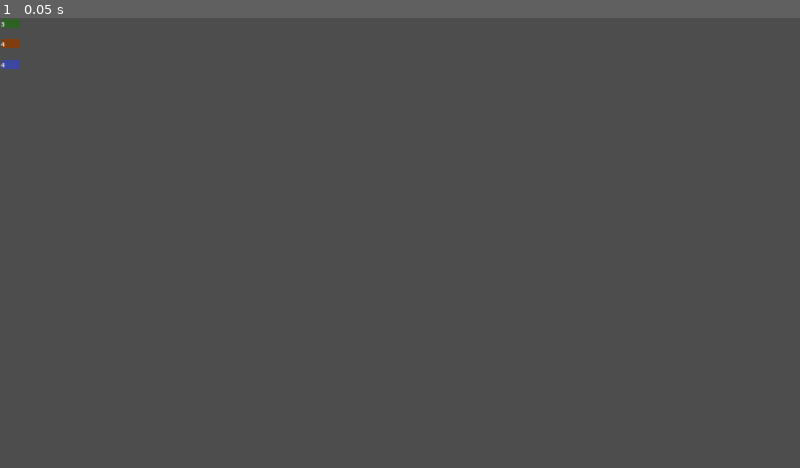
Above: before the commit, frame 1.
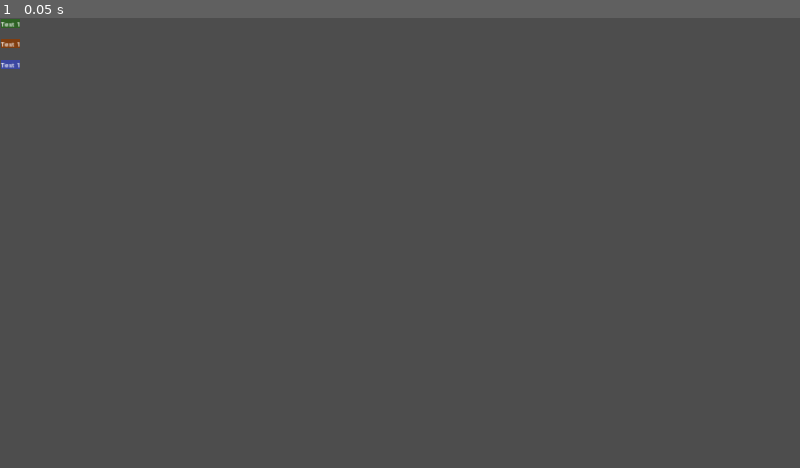
Above: after the commit, the same moment.

Repository: Yutsa/ReAltered
Game: Godot game, scene res://board/card_on_board.tscn
Two runs of this game, one before a commit and one after it. Both use one fixed random seed, a clock stepped at 60 frames per second and the inputs below. This scene is started directly instead of the project's main scene.
Inputs:
- Up to frame 1 (0.05 s): no input

The runs differ from the first frame. In frame 1, less than 0.1% of the frame differs, in the area x 0-3%, y 0-12%.
Error after the commit: Invalid call. Nonexistent function 'get_card_art' in base 'Nil'. (res://texture_loader.gd:23)

Commit message:
Refacto gestion carte

Diff:
--- /dev/null
+++ b/board/CardAreaLogic.gd
@@ -0,0 +1,13 @@
+extends Node
+class_name CardAreaLogic
+
+enum Card_Area { HERO_EXPEDITION, COMPANION_EXPEDITION, DISCARD }
+
+# Called when the node enters the scene tree for the first time.
+func _ready():
+	pass # Replace with function body.
+
+
+# Called every frame. 'delta' is the elapsed time since the previous frame.
+func _process(delta):
+	pass
--- a/board/card_area.gd
+++ b/board/card_area.gd
@@ -2,18 +2,10 @@
 
 var card_on_board_scene = preload("res://board/card_on_board.tscn")
 var card_to_drop = null
+@export var type : CardAreaLogic.Card_Area
 
-func add_card():
-	if card_to_drop.is_in_group("card"):
-		var instance = card_on_board_scene.instantiate()
-		instance.card_id = card_to_drop.card_id
-		$HBoxContainer.add_child(instance)
-		card_to_drop.queue_free()
-
-
-func _on_area_entered(area):
-	if area.is_in_group("card"):
-		card_to_drop = area
-
-func _on_area_exited(area):
-	card_to_drop = null
+func add_card(card: Card):
+	var instance = card_on_board_scene.instantiate()
+	instance.init(card.card_logic)
+	$HBoxContainer.add_child(instance)
+	card.queue_free()
--- a/board/card_area.tscn
+++ b/board/card_area.tscn
@@ -1,7 +1,8 @@
-[gd_scene load_steps=4 format=3 uid="uid://b0v1r7qbdbmf1"]
+[gd_scene load_steps=5 format=3 uid="uid://b0v1r7qbdbmf1"]
 
 [ext_resource type="Texture2D" uid="uid://2x4irdukqhc6" path="res://img/zone.png" id="1_dln6t"]
 [ext_resource type="Script" path="res://board/card_area.gd" id="1_jjpi5"]
+[ext_resource type="Script" path="res://board/CardAreaLogic.gd" id="3_a2waa"]
 
 [sub_resource type="RectangleShape2D" id="RectangleShape2D_i3vyb"]
 size = Vector2(449, 168)
@@ -24,6 +25,7 @@
 offset_right = 387.0
 offset_bottom = 85.0
 
+[node name="CardAreaLogic" type="Node" parent="."]
+script = ExtResource("3_a2waa")
+
 [connection signal="area_entered" from="." to="." method="_on_area_entered"]
-[connection signal="mouse_entered" from="." to="." method="_on_mouse_entered"]
-[connection signal="mouse_exited" from="." to="." method="_on_mouse_exited"]
--- a/board/card_on_board.gd
+++ b/board/card_on_board.gd
@@ -1,13 +1,13 @@
 extends TextureRect
 
-@export var card_id = "ALT_CORE_B_AX_18_C"
 var card_logic: CardLogic
+
+func init(card: CardLogic):
+	card_logic = card
+	add_child(card_logic)
 
 # Called when the node enters the scene tree for the first time.
 func _ready():
-	card_logic = CardLogic.new()
-	card_logic.card_id = card_id
-	add_child(card_logic)
 	var texture_loader = TextureLoader.new()
 	texture_loader.card = card_logic
 	add_child(texture_loader)
--- a/board/hand.gd
+++ b/board/hand.gd
@@ -16,7 +16,7 @@
 func _ready():
 	for i in 5:
 		var card = CARD.instantiate()
-		card.card_id = sample_cards[i]
+		card.init(sample_cards[i])
 		card.tree_exited.connect(spread_cards)
 		add_child(card)
 	spread_cards()
--- a/cards/card.gd
+++ b/cards/card.gd
@@ -1,17 +1,19 @@
 extends Node2D
 class_name Card
 
-@export var card_id = "ALT_CORE_B_AX_18_C"
 var mouse_over = false
 var is_dragging = false
 var hovered_board_area = []
 var position_before_drag : Vector2
 var rotation_before_drag = null
 var show_zoom = false
+var card_logic : CardLogic = null
+
+func init(card_id: String):
+	card_logic = CardLogic.new()
+	card_logic.card_id = card_id
 
 func _ready():
-	var card_logic = CardLogic.new()
-	card_logic.card_id = card_id
 	add_child(card_logic)
 	var texture_loader = TextureLoader.new()
 	texture_loader.card = card_logic
@@ -50,7 +52,7 @@
 		rotation_degrees = rotation_before_drag
 		$CardImage.z_index = 0
 	else:
-		hovered_board_area[0].add_card()
+		hovered_board_area[0].add_card(self)
 
 func _on_area_2d_mouse_entered():
 	if is_dragging or Input.is_mouse_button_pressed(1):
